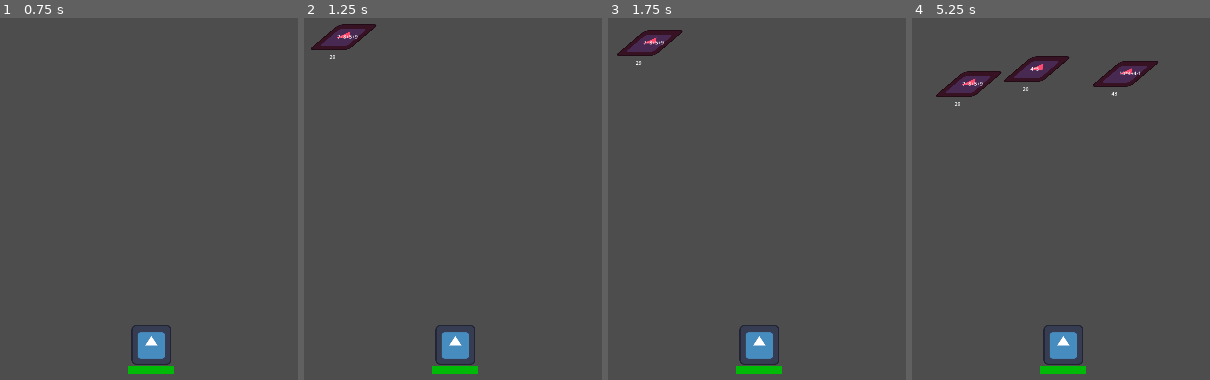
Above: before the commit, frames 1-4 (left to right).
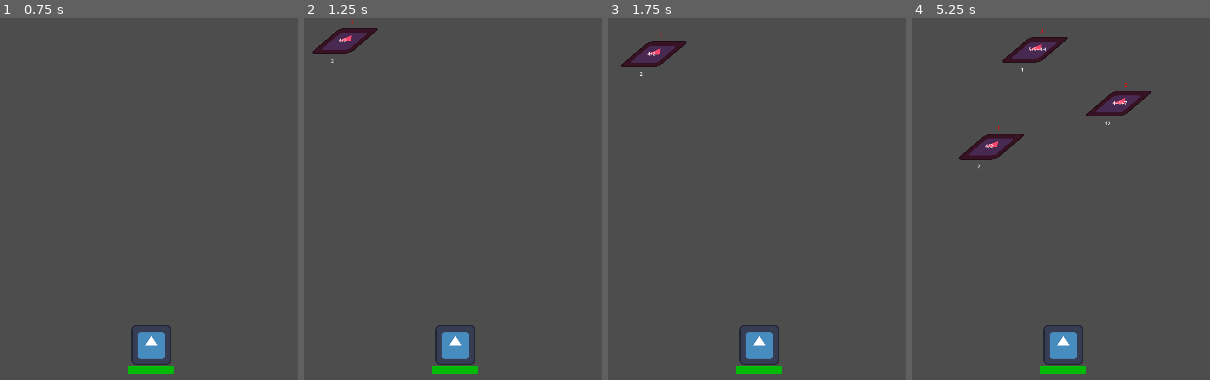
Above: after the commit, the same moments.

Repository: StefanoGavatta/MatematicaLanParty
Game: Godot game, scene res://world/world.tscn
The game is run twice, just before and just after one commit, with the same random seed, the same clock (stepped at 60 frames per second) and the same inputs. The engine's default icon, where the game draws it, is replaced by a stand-in: a white triangle on a blue panel in a dark square.
Inputs:
- Up to frame 1 (0.75 s): tap Enter at 0.5 s
- Up to frame 2 (1.25 s): no input
- Up to frame 3 (1.75 s): no input
- Up to frame 4 (5.25 s): no input

Frame 1 is identical in both runs. In frame 2, 1.0% of the frame differs, in the area x 2-25%, y 0-13%; in frame 3, 1.5%; in frame 4, 5.6%, in the area x 8-83%, y 3-42%.

Commit message:
aggiunti criteri di difficoltà
aggiunta una lambda function per prevenire le troppe generazioni di livelli 3 e 2 per le difficoltà

Diff:
--- a/Cavalieri/cavaliere.tscn
+++ b/Cavalieri/cavaliere.tscn
@@ -33,3 +33,10 @@
 offset_top = 52.0
 offset_right = -5.0
 offset_bottom = 75.0
+
+[node name="Difficoltà" type="Label" parent="."]
+offset_left = 18.0
+offset_top = -71.0
+offset_right = 58.0
+offset_bottom = -48.0
+theme_override_colors/font_color = Color(1, 0, 0, 1)
--- a/Cavalieri/genera_espressione.gd
+++ b/Cavalieri/genera_espressione.gd
@@ -1,5 +1,13 @@
 extends Node
-var difficolta: int = randi_range(1,3)
+#var difficolta: int = randi_range(1,3)
+var difficolta = func():
+	var numeroID = randi_range(1,10)
+	if numeroID > 0 && numeroID <= 5:
+		return 1
+	elif numeroID > 5 && numeroID <= 8:
+		return 2
+	elif numeroID >= 9:
+		return 3
 
 @onready var espressione: Label = $"../Espressione"
 @onready var risultato: Label = $"../Risultato"
@@ -8,6 +16,8 @@
 @export var numeroMax: int = 12
 
 func _ready() -> void:
+	difficolta = difficolta.call()
+	$"../Difficoltà".text = str(difficolta)
 	get_parent().difficolta = difficolta
 	calcolatore(AssemblaNumero(selezionaNumeri(difficolta)))
 
